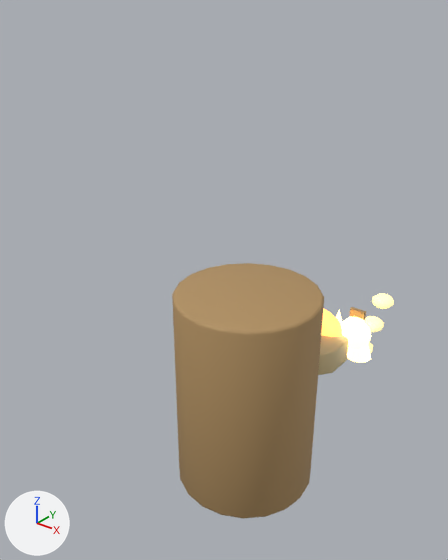
Two versions of the glTF model assets/models/plants/ember-stump.glb, one commit apart.
The view is the same before and after, from a 50 mm lens placed at (1.118, -1.089, 1.356), pointed at (-0.09, 0.422, 0.419). The lights are fixed; the arrows at lower left show +X, +Y and +Z. The picture after the commit comes second. Where no turn or scale is listed for an object, it has been applied to the vertices. Vertices at exactly the same position are counted once.

Before the edit, the objects in view are built like this:
```python
ob_ashes = bpy.data.objects.new('ashes', me_cylinder_001)
ob_ashes.location = (0.0, 0.84, 0.0)
ob_brow = bpy.data.objects.new('brow', me_cube)
ob_brow.location = (0.15, 1.0, 0.12)
ob_eye = bpy.data.objects.new('eye', me_sphere_004)
ob_eye.location = (0.17, 0.95, 0.06)
ob_flame = bpy.data.objects.new('flame', me_cone)
ob_flame.location = (-0.16, 1.03, 0.0)
ob_flame.rotation_euler = (0.0, 0.0, -0.559)  # degrees (0, 0, -32)
ob_flame_001 = bpy.data.objects.new('flame.001', me_cone_001)
ob_flame_001.location = (-0.05, 1.03, 0.0)
ob_flame_001.rotation_euler = (0.0, 0.0, -0.175)  # degrees (0, 0, -10)
ob_flame_002 = bpy.data.objects.new('flame.002', me_cone_002)
ob_flame_002.location = (0.05, 1.03, 0.0)
ob_flame_002.rotation_euler = (0.0, 0.0, 0.175)  # degrees (0, 0, 10)
ob_flame_003 = bpy.data.objects.new('flame.003', me_cone_003)
ob_flame_003.location = (0.16, 1.03, 0.0)
ob_flame_003.rotation_euler = (0.0, 0.0, 0.559)  # degrees (0, 0, 32)
ob_glow_0 = bpy.data.objects.new('glow_0', me_sphere_001)
ob_glow_0.location = (0.15, 1.08, -0.08)
ob_glow_1 = bpy.data.objects.new('glow_1', me_sphere_002)
ob_glow_1.location = (0.15, 1.16, 0.0)
# also in view: 'stump' at (0.0, 0.44, 0.0)
```
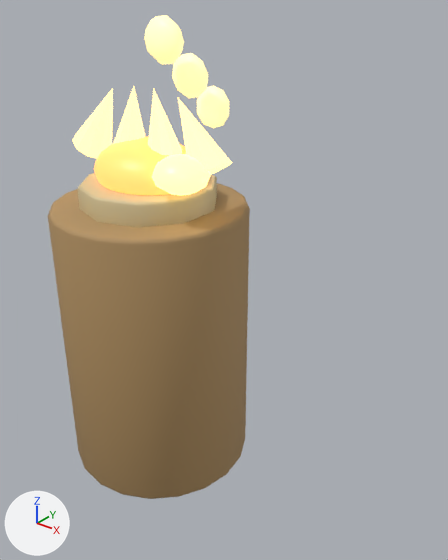
Where the newer file only moved an object's origin or applied its transform, the numbers keep the older frame.

Diff of the bpy script that builds the scene:
```diff
--- a/assets/models/plants/ember-stump.glb.py
+++ b/assets/models/plants/ember-stump.glb.py
@@ mat_ember_stump_flame @@
 mat_ember_stump_flame.emission_color = (1.0, 0.8, 0.35)  # yellow #ffe7a0
-mat_ember_stump_flame.emission_strength = 2.7
+mat_ember_stump_flame.emission_strength = 1.5
@@ me_sphere_001 @@
-me_sphere_001.from_pydata(...)  # 34 vertices, 64 faces; spans x -0.0476..0.0476, y -0.0476..0.0476, z -0.03..0.03
+me_sphere_001.from_pydata(...)  # 34 vertices, 64 faces; spans x -0.0476..0.0476, y -1.0285..-0.9715, z 1.11..1.21
+# me_sphere_001 part 1: the whole mesh is scaled about its middle by (1, 0.6, 1.67), then moved by (0.0, -1.0, 1.16)
 me_sphere_001.materials.append(mat_ember_stump_glow)
@@ me_sphere_002 @@
-me_sphere_002.from_pydata(...)  # 34 vertices, 64 faces; spans x -0.0459..0.0459, y -0.0459..0.0459, z -0.03..0.03
+me_sphere_002.from_pydata(...)  # 34 vertices, 64 faces; spans x -0.0489..0.0489, y -1.1885..-1.1315, z 1.1103..1.2097
+# me_sphere_002 part 2: the whole mesh is multiplied about its middle by the matrix ((0.75, 0.433, -0.833), (-0.3, 0.52, 0.0), (0.433, 0.25, 1.443)), then moved by (0.0, -1.16, 1.16)
 me_sphere_002.materials.append(mat_ember_stump_glow)
@@ me_sphere_003 @@
-me_sphere_003.from_pydata(...)  # 34 vertices, 64 faces; spans x -0.0459..0.0459, y -0.0459..0.0459, z -0.03..0.03
+me_sphere_003.from_pydata(...)  # 34 vertices, 64 faces; spans x -0.0497..0.0497, y -1.3485..-1.2915, z 1.1111..1.2089
+# me_sphere_003 part 3: the whole mesh is multiplied about its middle by the matrix ((0.25, 0.433, -1.443), (-0.52, 0.3, 0.0), (0.433, 0.75, 0.833)), then moved by (0.0, -1.32, 1.16)
 me_sphere_003.materials.append(mat_ember_stump_glow)
@@ me_sphere_004 @@
-me_sphere_004.from_pydata(...)  # 52 vertices, 100 faces; spans x -0.0666..0.0666, y -0.045..0.045, z -0.07..0.07
+me_sphere_004.from_pydata(...)  # 52 vertices, 100 faces; spans x -0.0666..0.0666, y -1.08..-0.94, z 0.845..0.935
+# me_sphere_004 part 4: the whole mesh is multiplied about its middle by the matrix ((1.0, 0.0, 0.0), (0.0, 1.556, 0.0), (0.0, 0.0, 0.643)), then moved by (0.0, -1.01, 0.89)
 me_sphere_004.materials.append(mat_ember_stump_flame)
@@ ob_stump @@
 ob_stump = bpy.data.objects.new('stump', me_cylinder)
-ob_stump.location = (0.0, 0.44, 0.0)
+ob_stump.location = (0.0, 0.0, 0.44)
@@ ob_ashes @@
 ob_ashes = bpy.data.objects.new('ashes', me_cylinder_001)
-ob_ashes.location = (0.0, 0.84, 0.0)
+ob_ashes.location = (0.0, 0.0, 0.84)
@@ ob_ember @@
 ob_ember = bpy.data.objects.new('ember', me_mesh)
-ob_ember.location = (0.0, 0.92, 0.0)
-ob_ember.scale = (0.16, 0.08, 0.14)
+ob_ember.location = (0.0, 0.0, 0.92)
+ob_ember.scale = (0.16, 0.14, 0.08)
@@ ob_flame @@
 ob_flame = bpy.data.objects.new('flame', me_cone)
-ob_flame.location = (-0.16, 1.03, 0.0)
+ob_flame.location = (-0.16, 0.0, 1.03)
 ob_flame.rotation_euler = (0.0, 0.0, -0.559)  # degrees (0, 0, -32)
@@ ob_flame_001 @@
 ob_flame_001 = bpy.data.objects.new('flame.001', me_cone_001)
-ob_flame_001.location = (-0.05, 1.03, 0.0)
+ob_flame_001.location = (-0.05, 0.0, 1.03)
 ob_flame_001.rotation_euler = (0.0, 0.0, -0.175)  # degrees (0, 0, -10)
@@ ob_flame_002 @@
 ob_flame_002 = bpy.data.objects.new('flame.002', me_cone_002)
-ob_flame_002.location = (0.05, 1.03, 0.0)
-ob_flame_002.rotation_euler = (0.0, 0.0, 0.175)  # degrees (0, 0, 10)
+ob_flame_002.location = (0.05, 0.0, 1.03)
+ob_flame_002.rotation_euler = (0.0, -0.175, 0.0)  # degrees (0, -10, 0)
@@ ob_flame_003 @@
 ob_flame_003 = bpy.data.objects.new('flame.003', me_cone_003)
-ob_flame_003.location = (0.16, 1.03, 0.0)
-ob_flame_003.rotation_euler = (0.0, 0.0, 0.559)  # degrees (0, 0, 32)
+ob_flame_003.location = (0.16, 0.0, 1.03)
+ob_flame_003.rotation_euler = (0.0, -0.559, 0.0)  # degrees (0, -32, 0)
@@ ob_brow @@
-ob_brow = bpy.data.objects.new('brow', me_cube)
```

Location of each change, [x1, y1, x2, y2] in pixels of the pictures (448 x 560 px):
'stump', moved
    before: [172, 263, 324, 518]
    after: [48, 183, 250, 499]
'ashes', moved
    before: [318, 335, 348, 375]
    after: [78, 173, 217, 228]
'ember', moved, rescaled
    before: [321, 308, 342, 337]
    after: [94, 136, 186, 196]
'eye', surface changed, reshaped (88% wider, 30% taller)
    before: [341, 317, 372, 349]
    after: [152, 154, 211, 196]
'flame.003', surface changed, moved, turned
    before: [347, 344, 371, 363]
    after: [178, 98, 232, 175]
'glow_2', reshaped (78% wider, 194% taller)
    before: [372, 293, 394, 309]
    after: [144, 15, 184, 64]
'flame', surface changed, moved (not visible before)
    after: [72, 88, 113, 158]
'glow_1', reshaped
    before: [364, 316, 384, 332]
    after: [172, 53, 208, 98]
'flame.002', surface changed, moved, turned (mostly hidden before)
    before: [336, 310, 342, 324]
    after: [148, 89, 182, 156]
'glow_0', moved, rescaled (mostly hidden before)
    before: [369, 342, 373, 353]
    after: [197, 86, 229, 128]
'flame.001', surface changed, moved (not visible before)
    after: [113, 86, 145, 144]
'brow', deleted
    before: [350, 307, 366, 320]
